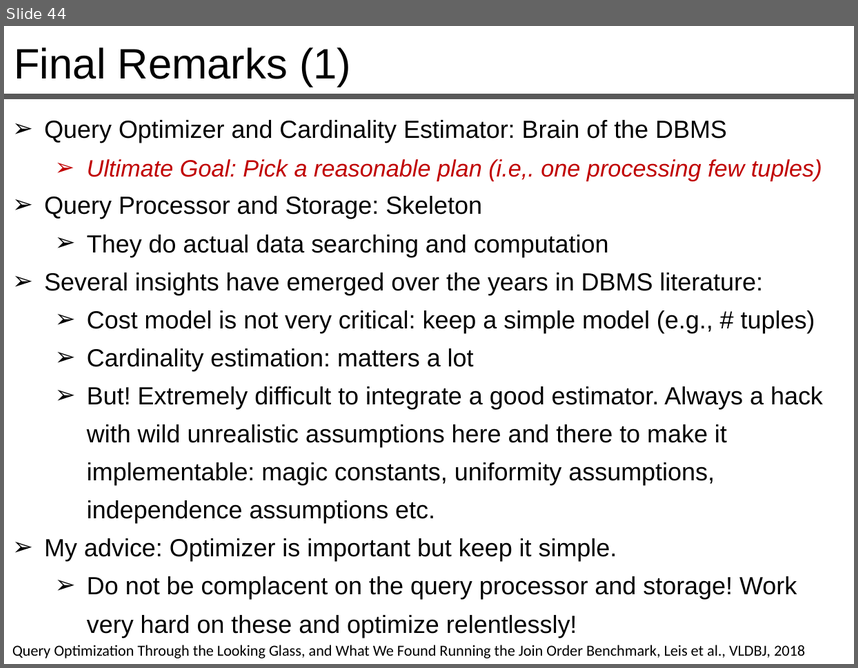
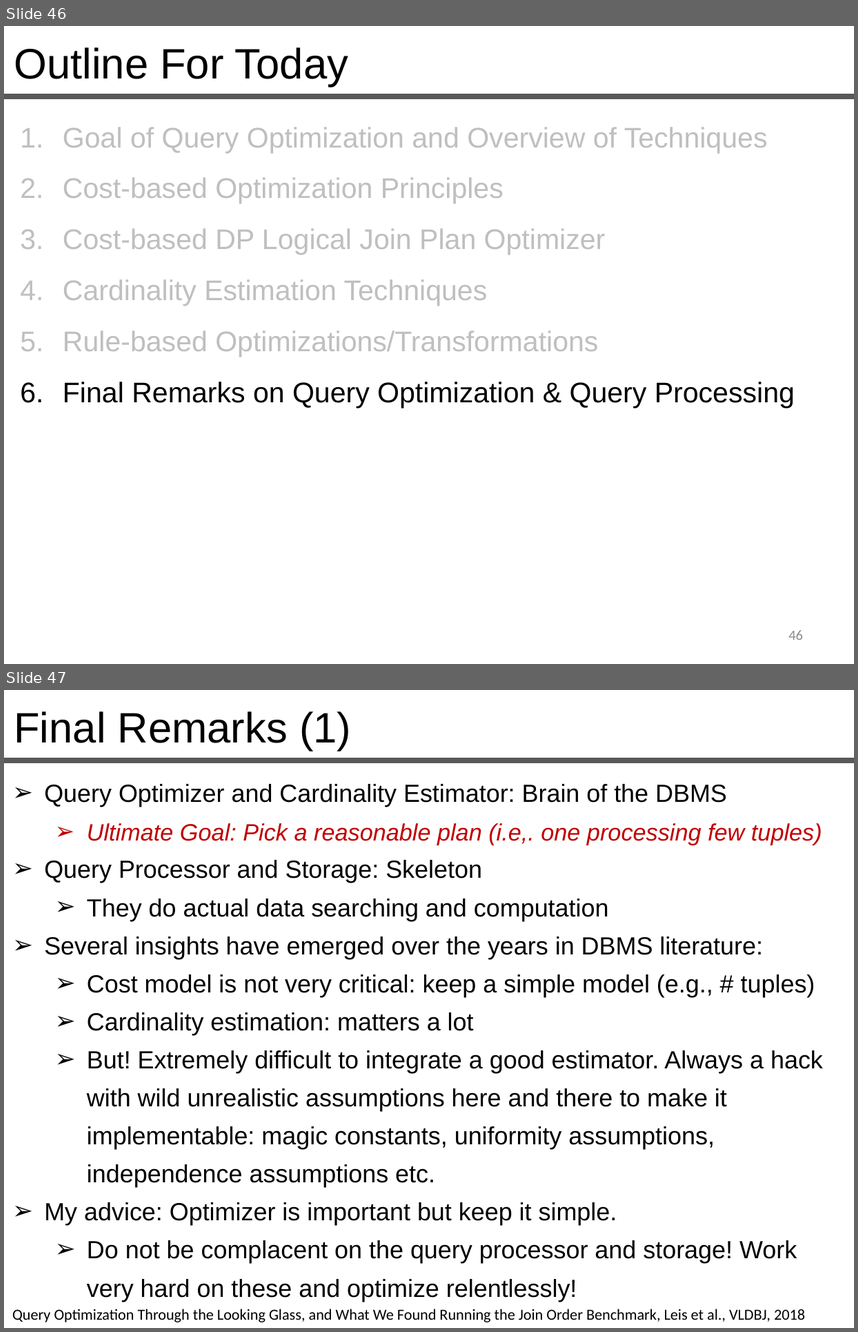
Before and after one commit to queryproc/slides, a slide deck: 15-16-query-optimization.pptx. Shown one above the other, each under a label of ours: slide 44 before the commit, slides 46 and 47 after it. The pictures are 858x668 and 858x1332 pixels, drawn with LibreOffice and Linux fonts; fonts in the diff are those of the drawing. Boxes give left, top, right and bottom in pixels: in the first picture for what was removed or moved away, otherwise in the second. Text is boxed around its words. In the diff, an @@ line names an element or a change of style, - is before the commit and + after.

Commit message:
updated query optimization

```diff
--- a/15-16-query-optimization.pptx
+++ b/15-16-query-optimization.pptx
@@ slide 46 added at <box>4,26,854,664</box>, background #FFFFFF @@
@@ text added at <box>14,47,348,87</box>, 36 pt, text #000000 @@
+Outline For Today
@@ line added from (4, 96) to (854, 96), #595959 4.5 pt @@
@@ text added at <box>63,127,795,408</box>, 24 pt, text #BFBFBF @@
+1. Goal of Query Optimization and Overview of Techniques
+2. Cost-based Optimization Principles
+3. Cost-based DP Logical Join Plan Optimizer
+4. Cardinality Estimation Techniques
+5. Rule-based Optimizations/Transformations
+6. Final Remarks on Query Optimization & Query Processing
@@ page number added at <box>789,630,803,639</box>, 12 pt, text #8C8C8C @@
+46
@@ what was slide 44 is now slide 47 @@
```
Also in this commit, not shown: 9 slides changed, 3 other slides added, 1 slide removed, 1 other file.
